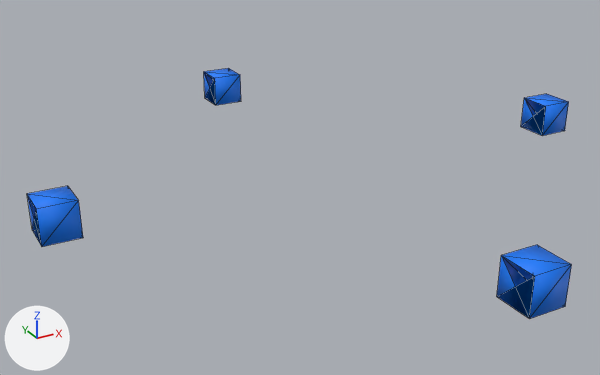
An edit to the glTF model app/src/main/assets/models/cardinal_cubes.glb, drawn before and after from the same camera.
Both versions are drawn from a 50 mm lens placed at (-11.61, -18.96, 8.79), pointed at (-1.21, -0.06, -0.66). The axes (+X, +Y, +Z) are drawn at lower left. The lights are the same throughout. The picture after the commit comes second. Mesh edges are drawn as thin lines.

The older version as bpy lines, for what is in view:
```python
me_cube = bpy.data.meshes.new('Cube')
me_cube.from_pydata(...)  # a box spanning x -0.5..0.5, y -0.5..0.5, z -0.5..0.5
me_cube.materials.append(mat_blue_north)  # blue #007cff
ob_blue_north = bpy.data.objects.new('Blue North', me_cube)
ob_blue_north.location = (0.0, 8.0, 0.0)
ob_green_west = bpy.data.objects.new('Green West', me_cube)
ob_green_west.location = (-8.0, 0.0, 0.0)
ob_red_east = bpy.data.objects.new('Red East', me_cube)
ob_red_east.location = (8.0, 0.0, 0.0)
ob_yellow_south = bpy.data.objects.new('Yellow South', me_cube)
ob_yellow_south.location = (0.0, -8.0, 0.0)
```
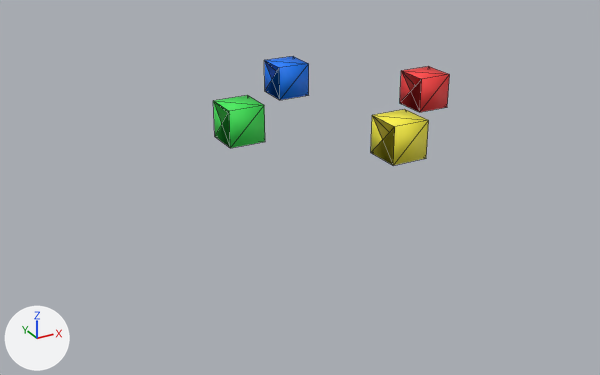
What the commit changed:
Material 'Green West' (mat_green_west) is new.
Its base color is (0.05, 0.85, 0.1) (green #3fed59).
Its roughness is 0.65.
Material 'Yellow South' (mat_yellow_south) is new.
Its base color is (1.0, 0.9, 0.05) (yellow #fff33f).
Its roughness is 0.65.
Material 'Red East' (mat_red_east) is new.
Its base color is (1.0, 0.05, 0.05) (red #ff3f3f).
Its roughness is 0.65.
Mesh me_green_cube is new.
It is a box spanning x -0.5..0.5, y -0.5..0.5, z -0.5..0.5.
It uses material mat_green_west (green #3fed59).
Mesh me_yellow_cube is new.
It is a box spanning x -0.5..0.5, y -0.5..0.5, z -0.5..0.5.
It uses material mat_yellow_south (yellow #fff33f).
Mesh me_red_cube is new.
It is a box spanning x -0.5..0.5, y -0.5..0.5, z -0.5..0.5.
It uses material mat_red_east (red #ff3f3f).
Object 'Blue North' (ob_blue_north) moves from (0.0, 8.0, 0.0) to (0.0, 3.0, 1.6).
Object 'Red East' (ob_red_east) now shows me_red_cube instead of me_cube.
Object 'Red East' (ob_red_east) moves from (8.0, 0.0, 0.0) to (3.0, 0.0, 1.6).
Object 'Yellow South' (ob_yellow_south) now shows me_yellow_cube instead of me_cube.
Object 'Yellow South' (ob_yellow_south) moves from (0.0, -8.0, 0.0) to (0.0, -3.0, 1.6).
Object 'Green West' (ob_green_west) now shows me_green_cube instead of me_cube.
Object 'Green West' (ob_green_west) moves from (-8.0, 0.0, 0.0) to (-3.0, 0.0, 1.6).

Boxes (x1, y1, x2, y2) around the edits, measured in the pictures (600 x 375 px):
'Yellow South', reshaped, moved (22% narrower, 24% shorter)
    before: (497, 245, 572, 319)
    after: (371, 109, 429, 165)
'Green West', reshaped, moved (7% narrower, 13% shorter)
    before: (27, 186, 83, 247)
    after: (213, 95, 265, 148)
'Red East', reshaped, moved (9% taller)
    before: (521, 94, 569, 136)
    after: (400, 66, 450, 112)
'Blue North', moved
    before: (204, 68, 241, 105)
    after: (264, 56, 309, 100)
